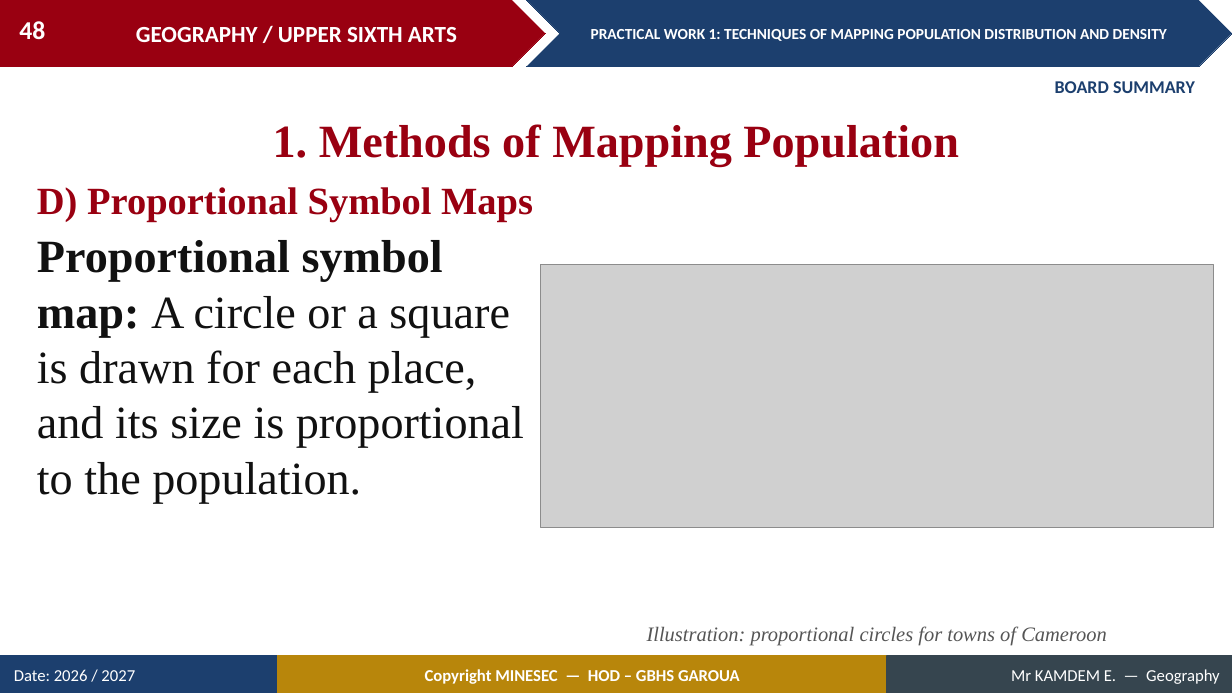
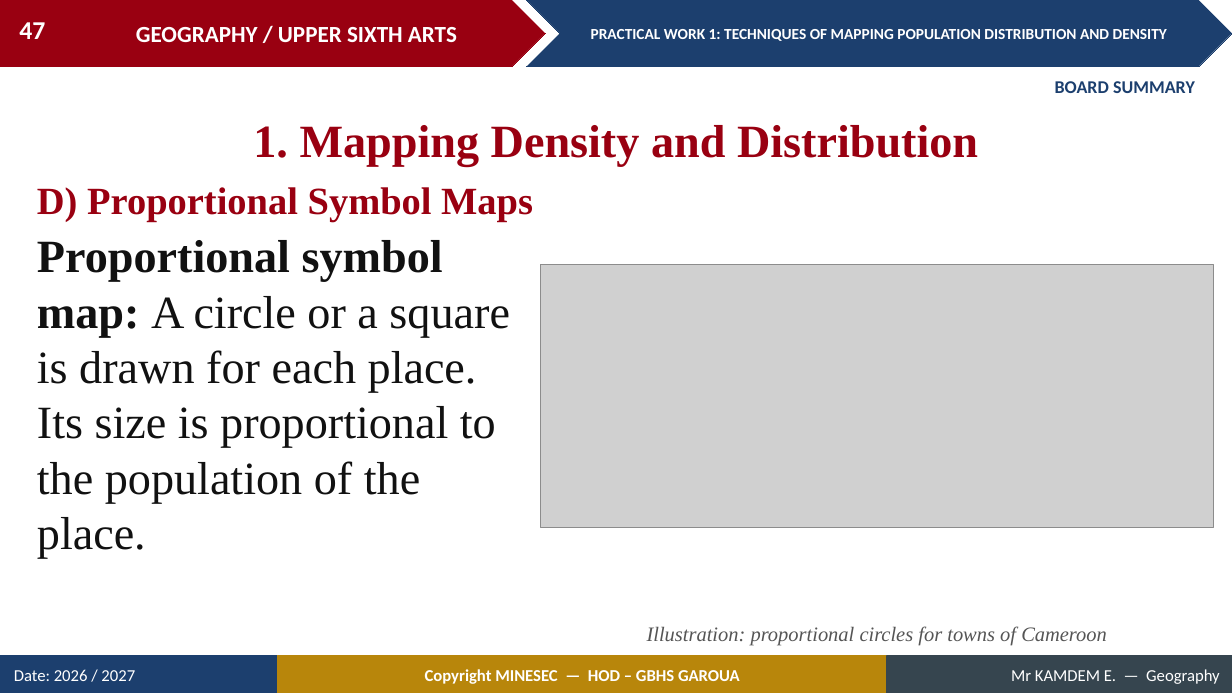
Before and after one commit to Berthautk/linea-github, a slide deck: slide 47 of lecons/USA/Population Geography/03_USA_POP_PW01_Techniques_of_Mapping_Population_Distribution_and_Density.pptx (slide 48 before the commit). Drawn at 1232x693 pixels with LibreOffice and Linux fonts; fonts in the diff are those of the drawing; grey boxes stand for pictures. Boxes give left, top, right and bottom in pixels: in the first picture for what was removed or moved away, otherwise in the second. Text is boxed around its words. In the diff, an @@ line names an element or a change of style, - is before the commit and + after.

```diff
--- a/lecons/USA/Population Geography/03_USA_POP_PW01_Techniques_of_Mapping_Population_Distribution_and_Density.pptx
+++ b/lecons/USA/Population Geography/03_USA_POP_PW01_Techniques_of_Mapping_Population_Distribution_and_Density.pptx
@@ page number at [19,22,45,39]: text changed @@
-48
+47
@@ text at [253,125,978,166]: text changed @@
-1. Methods of Mapping Population
+1. Mapping Density and Distribution
@@ text at [37,240,509,559]: text changed @@
-Proportional symbol map: A circle or a square is drawn for each place, and its size is proportional to the population.
+Proportional symbol map: A circle or a square is drawn for each place. Its size is proportional to the population of the place.
```
Also in this commit, not shown: 29 other slides changed, 2 slides added, 8 slides removed, 3 other files.
